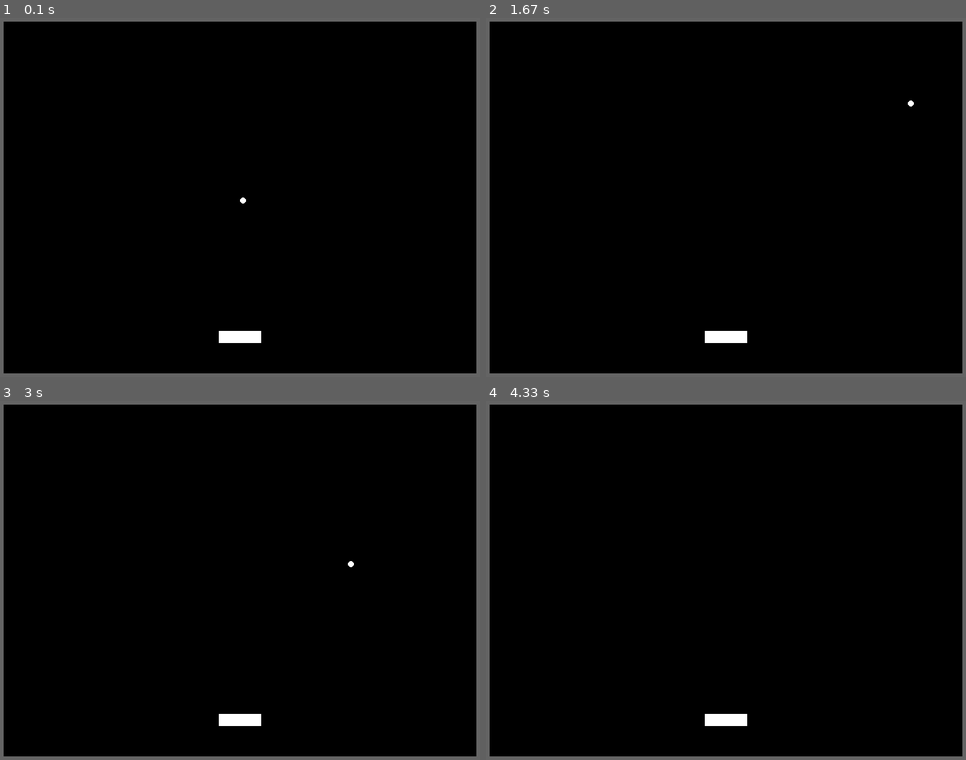
Above: before the commit, frames 1-4 (two rows, left to right).
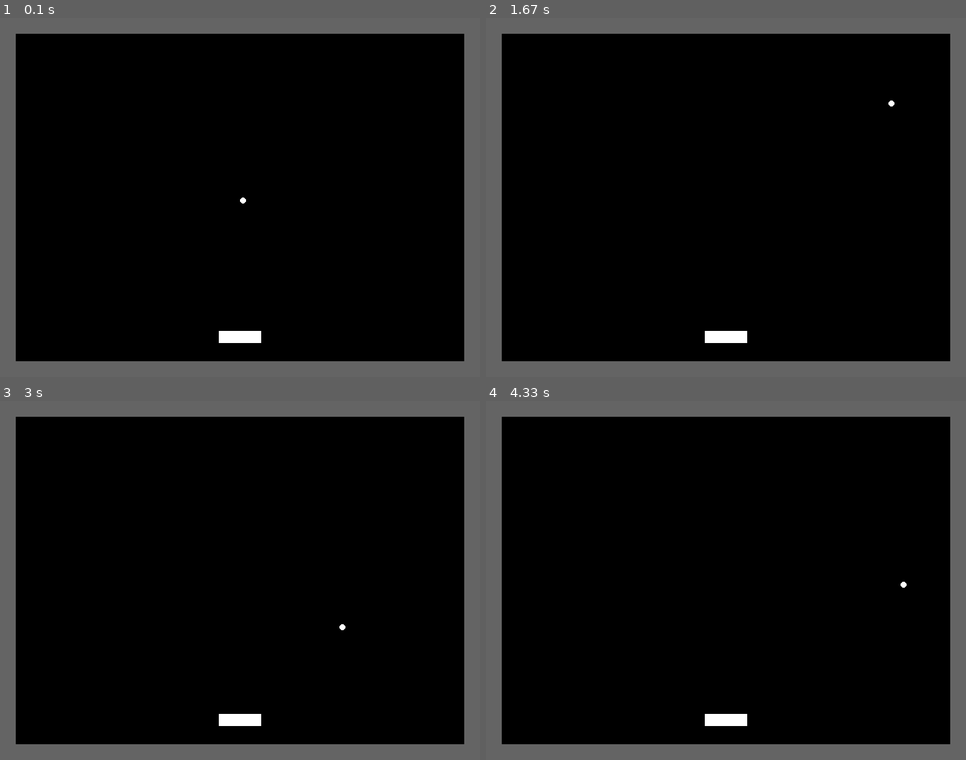
Above: after the commit, the same moments.

Repository: Gibson223/mod-5
Game: pygame game, started from py/main.py
Same seed, same stepped clock (60 frames per second), same inputs: the game is played once before the commit and once after it.
Inputs:
- Up to frame 1 (0.1 s): no input
- Up to frame 2 (1.67 s): hold Right 0.33-0.8 s; hold Up 0.83-1.13 s; hold Right 1.17-1.63 s
- Up to frame 3 (3 s): hold Left 1.67-2.2 s; tap Home at 1.82 s; hold Down 2.23-2.53 s; hold Left 2.57-2.97 s
- Up to frame 4 (4.33 s): hold Up 3-3.37 s; tap Home at 3.15 s; hold Right 3.4-4.03 s; hold Down from 4.07 s (still down)

The runs differ from the first frame. In frame 1, 11% of the frame differs, in the area x 0-100%, y 1-99%; in frame 2, 11%; in frame 3, 11%; in frame 4, 11%.

Commit message:
made wall thicker to observe behavior

Diff:
--- a/py/constants.py
+++ b/py/constants.py
@@ -24,7 +24,7 @@
 BALLRADIUS = 5
 
 # Wall size
-WALLSIZE = 10
+WALLSIZE = 30
 
 # Paddle size
 PADDLEWIDTH  = 70
--- a/py/main.py
+++ b/py/main.py
@@ -25,7 +25,7 @@
     Screen = pygame.display.set_mode((constants.WINDOW_WIDTH, constants.WINDOW_HEIGHT))
     #set title of screen
     pygame.display.set_caption(constants.GAME_NAME)
-    #TODO pygame.display.set_icon(Surface)
+    #TODO pygame.display.set_icon(Surface icon)
 
 
     global AudioObj
